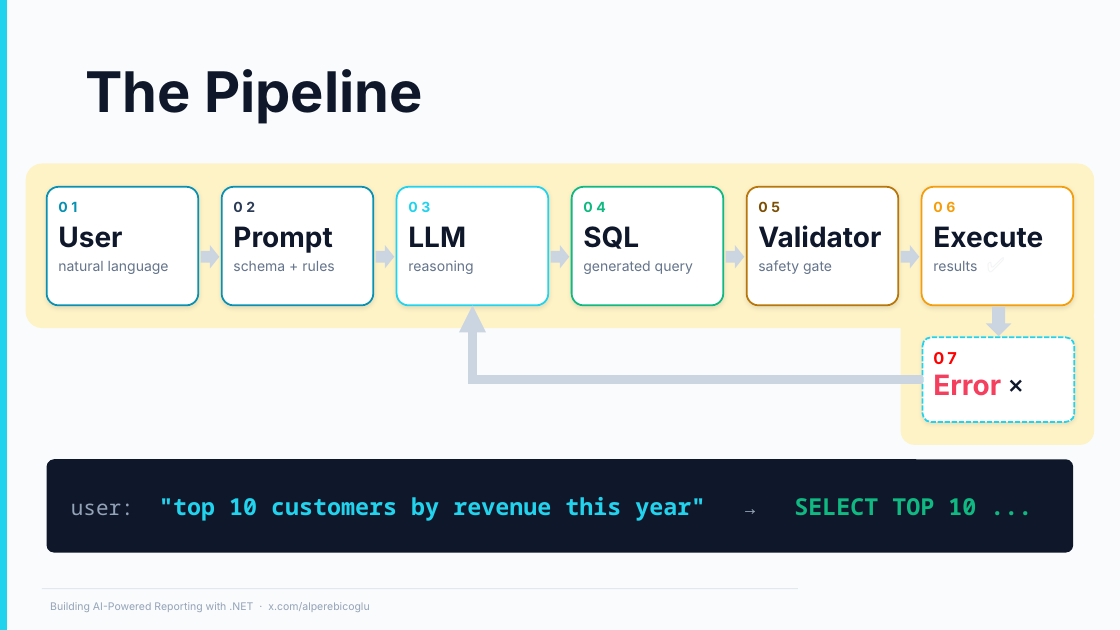
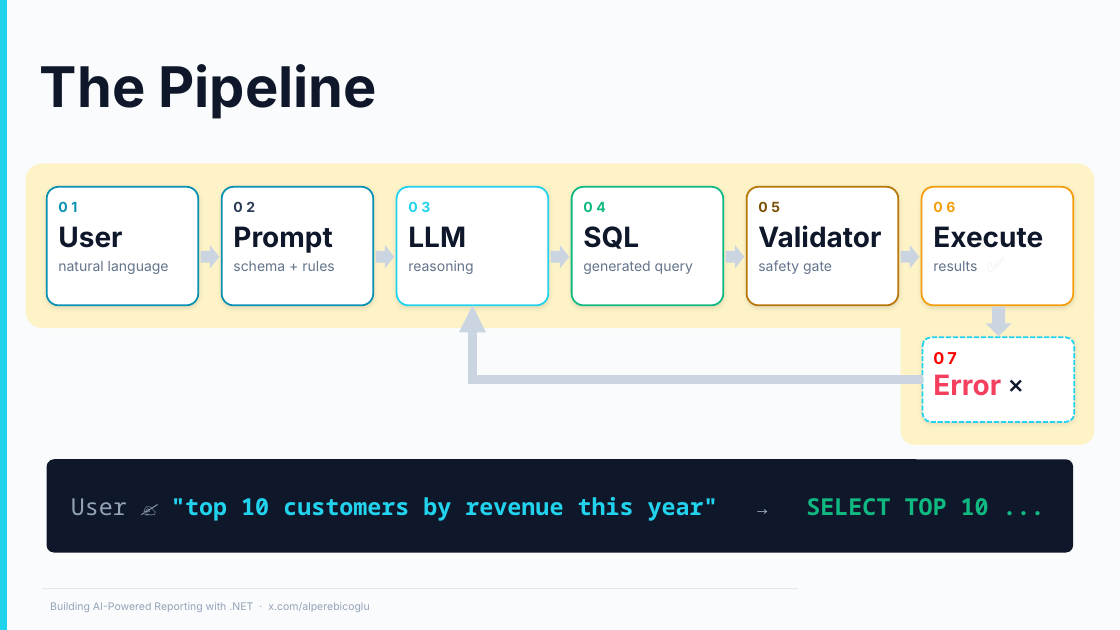
Before and after one commit to ebicoglu/chat-with-your-data-conference, a slide deck: slide 6 of Presentation.pptx (slide 7 before the commit). Drawn at 1120x630 pixels with LibreOffice and Linux fonts; fonts in the diff are those of the drawing; background and template pictures are left out. Boxes give left, top, right and bottom in pixels: in the first picture for what was removed or moved away, otherwise in the second. Text is boxed around its words. In the diff, an @@ line names an element or a change of style, - is before the commit and + after.

```diff
--- a/Presentation.pptx
+++ b/Presentation.pptx
@@ title "The Pipeline": place and size @@
-title "The Pipeline" at (85,69,422,124)
+title "The Pipeline" at (40,64,377,119)
@@ text in rounded rectangle at (71,497,989,521): text changed @@
-user: "top 10 customers by revenue this year" → SELECT TOP 10 ...
+User ✍️ "top 10 customers by revenue this year" → SELECT TOP 10 ...
```
Also in this commit, not shown: 18 other slides changed, 2 other files.
